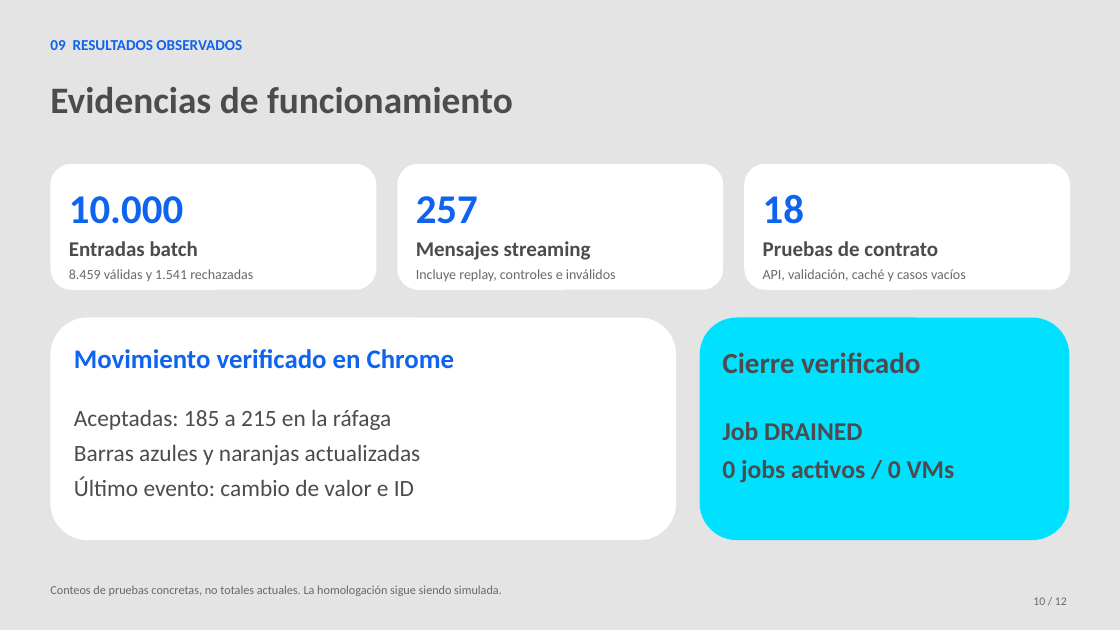
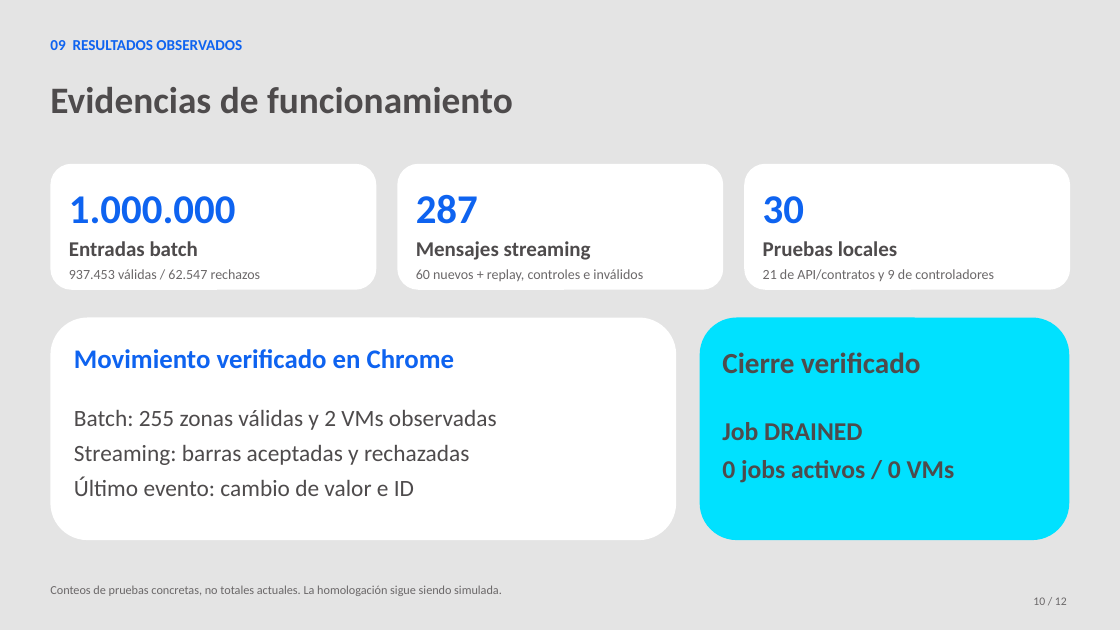
Before and after one commit to jhomar1994/datalandia, a slide deck: slide 10 of presentation/output/Lumina_P3_15min.pptx. Drawn at 1120x630 pixels with LibreOffice and Linux fonts; fonts in the diff are those of the drawing. Boxes give left, top, right and bottom in pixels: in the first picture for what was removed or moved away, otherwise in the second. Text is boxed around its words. In the diff, an @@ line names an element or a change of style, - is before the commit and + after.

Commit message:
Valida un millón de viajes en Dataflow y actualiza entrega P3

```diff
--- a/presentation/output/Lumina_P3_15min.pptx
+++ b/presentation/output/Lumina_P3_15min.pptx
@@ text at (69, 196, 236, 224): text changed @@
-10.000
+1.000.000
@@ text at (416, 194, 478, 224): text changed @@
-257
+287
@@ text at (763, 196, 804, 224): text changed @@
-18
+30
@@ text at (69, 269, 261, 279): text changed @@
-8.459 válidas y 1.541 rechazadas
+937.453 válidas / 62.547 rechazos
@@ text at (416, 269, 643, 281): text changed @@
-Incluye replay, controles e inválidos
+60 nuevos + replay, controles e inválidos
@@ text at (763, 241, 897, 256): text changed @@
-Pruebas de contrato
+Pruebas locales
@@ text at (763, 269, 994, 281): text changed @@
-API, validación, caché y casos vacíos
+21 de API/contratos y 9 de controladores
@@ text at (74, 410, 497, 465): text changed @@
-Aceptadas: 185 a 215 en la ráfaga
-Barras azules y naranjas actualizadas
+Batch: 255 zonas válidas y 2 VMs observadas
+Streaming: barras aceptadas y rechazadas
```
Also in this commit, not shown: 7 other slides changed, 23 other files.
